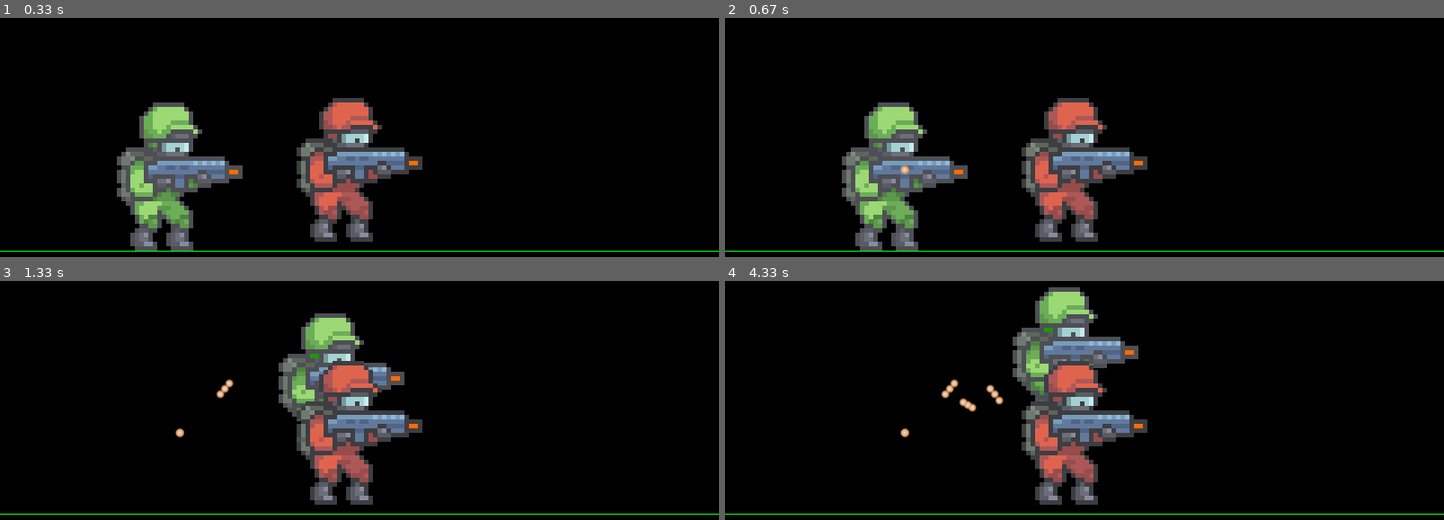
Above: before the commit, frames 1-4 (two rows, left to right).
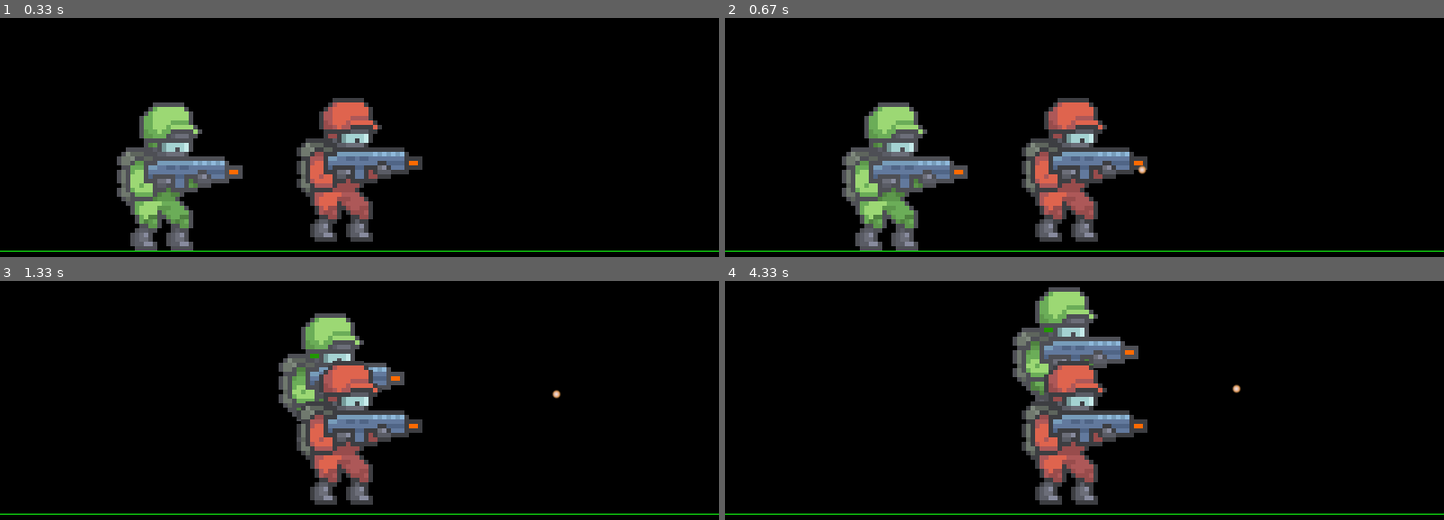
Above: after the commit, the same moments.

Repository: olibark/ALEVEL
Game: pygame game, started from PyGame/PART2ON/main.py
The game is run twice, just before and just after one commit, with the same random seed, the same clock (stepped at 60 frames per second) and the same inputs.
Inputs:
- Up to frame 1 (0.33 s): no input
- Up to frame 2 (0.67 s): tap J at 0.33 s
- Up to frame 3 (1.33 s): hold D 0.67-1.13 s; tap Space at 0.73, 1.03, 1.23 s; tap J at 0.82 s; hold D from 1.17 s (still down); tap Shift at 1.32 s
- Up to frame 4 (4.33 s): tap Space at 1.53, 1.73, 2.03, 2.3, 2.6, 2.73, 3.03, 3.4, 3.7, 3.9, 4.2 s; release D at 1.63 s; hold A 1.67-2.2 s; hold A 2.23-2.63 s; tap J at 2.38, 3.98 s; hold D 2.67-3.3 s; tap Shift at 2.82 s; hold A 3.33-3.8 s; hold D 3.83-4.3 s

Frame 1 is identical in both runs. In frame 2, less than 0.1% of the frame differs, in the area x 24-59%, y 61-66%; in frame 3, 0.2%; in frame 4, 0.4%, in the area x 24-72%, y 40-66%.

Commit message:
Commit, added bullets

Diff:
--- a/PyGame/PART2ON/bullet.py
+++ b/PyGame/PART2ON/bullet.py
@@ -1,5 +1,4 @@
 import pygame
-import os
 import constants as c
 
 class Bullet(pygame.sprite.Sprite):
@@ -11,14 +10,12 @@
         self.rect.center = (x, y)
         self.direction = direction
 
-    """def update(self):
-        if self.direction == 'left':
-            self.rect.x -= self.speed
-        elif self.direction == 'right':
-            self.rect.x += self.speed
+    def update(self):
+        self.rect.x += (self.speed * self.direction)
 
         # Remove bullet if it goes off screen
         if self.rect.right < 0 or self.rect.left > c.WIDTH:
-            self.kill()"""
+            self.kill()
 
+#create a group for bullets
 bulletGroup = pygame.sprite.Group()
--- a/PyGame/PART2ON/loop.py
+++ b/PyGame/PART2ON/loop.py
@@ -23,8 +23,7 @@
 
     if player.alive:
         if c.shoot:
-            bullet = b.Bullet(player.rect.centerx, player.rect.centery, 'right' if player.flip else 'left')
-            b.bulletGroup.add(bullet)
+            player.shoot()
         if player.inAir:
             player.updateAction(2)
         elif player.movingLeft or player.movingRight:
--- a/PyGame/PART2ON/player.py
+++ b/PyGame/PART2ON/player.py
@@ -1,6 +1,7 @@
 import pygame
 import os
 import constants as c
+import bullet as b
 class Player(pygame.sprite.Sprite):
     def __init__(self, char_type, x, y, scale, speed):
 
@@ -18,10 +19,9 @@
         self.inAir = True
         self.scale = scale
         self.char_type = char_type
-        self.RIGHT = 1
-        self.LEFT = 1
         self.speed = speed
-        self.direction = self.RIGHT
+        self.shotCooldown = 0
+        self.direction = 1
         self.jump = False
         self.flip = False
         self.animationList = []
@@ -53,12 +53,12 @@
         if self.movingLeft:
             dx = -self.speed
             self.flip = True
-            self.direction = self.LEFT
+            self.direction = -1
 
         if self.movingRight:
             dx = self.speed
             self.flip = False
-            self.direction = self.RIGHT
+            self.direction = 1
 
         if self.jump and self.inAir == False:
             self.velY = -11
@@ -129,7 +129,7 @@
             self.rect.right = screen_width
 
 
-    def update(self):
+    def updateAnimation(self):
         #update animation
         cooldown = 75
         self.image = self.animationList[self.action][self.frameIndex]
@@ -145,3 +145,15 @@
             self.action = newAction
             self.frameIndex = 0
             self.updateTime = pygame.time.get_ticks()
+
+    def shoot(self):
+        if self.shotCooldown <= 0:
+            self.shotCooldown = 20 # Cooldown time in frames ( 1/3 of second )
+            bullet = b.Bullet(self.rect.centerx + (0.6 * self.rect.size[0] * self.direction), self.rect.centery, self.direction)
+            b.bulletGroup.add(bullet)
+
+    def update(self):
+        self.updateAnimation()
+        #update cooldown
+        if self.shotCooldown > 0:
+            self.shotCooldown -= 1
